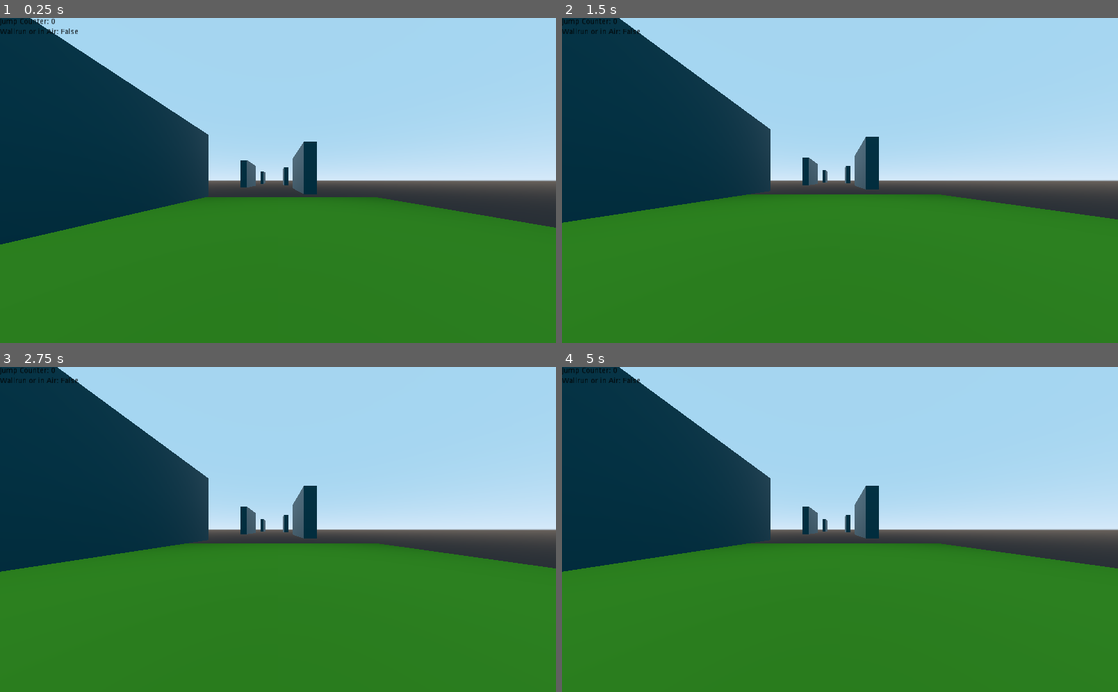
Above: before the commit, frames 1-4 (two rows, left to right).
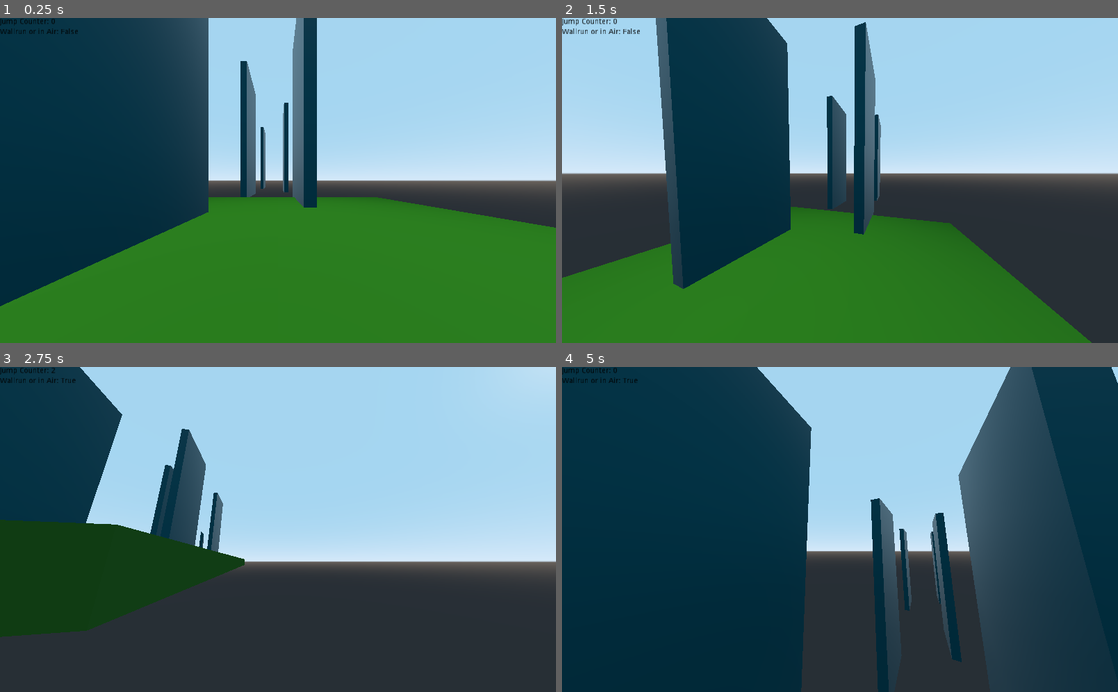
Above: after the commit, the same moments.

Repository: C0D3-M4513R/GhostRunnerEndless
Game: Godot game, scene res://L1.tscn
Same seed, same stepped clock (60 frames per second), same inputs: the game is played once before the commit and once after it.
Inputs (mouse positions are in pixels of both pictures, inside the frame that each line leads up to):
- Up to frame 1 (0.25 s): no input
- Up to frame 2 (1.5 s): move the mouse to (962, 164) at 0.52 s; hold D (movement_right) 0.53-1.28 s; tap Space (movement_jump) at 0.77 s; move the mouse to (728, 196) at 1.27 s; hold S (movement_backward) from 1.28 s (still down)
- Up to frame 3 (2.75 s): tap Space (movement_jump) at 1.52 s; move the mouse to (333, 458) at 2.02 s; release S (movement_backward) at 2.03 s; hold D (movement_right) from 2.03 s (still down)
- Up to frame 4 (5 s): move the mouse to (812, 594) at 2.77 s; release D (movement_right) at 2.78 s; hold W (movement_forward) 2.78-3.53 s; tap Space (movement_jump) at 3.02, 3.77, 4.52 s; move the mouse to (1006, 578) at 3.52 s; hold A (movement_left) from 3.53 s (still down); move the mouse to (673, 480) at 4.27 s

The runs differ from the first frame. In frame 1, 13% of the frame differs, in the area x 0-57%, y 0-89%; in frame 2, 39%; in frame 3, 57%; in frame 4, 68%, in the area x 0-100%, y 0-100%.
Error before the commit: Attempt to call function 'set_func_is_on_wall' in base 'null instance' on a null instance. (res://Player.gd:56)

Commit message:
Add Self-Signed Certificate for Code-Signing on Windows Made longer Wallrunning Seperated the Block Collision and Block Visuals as non-inline

Diff:
--- a/Ground.tres
+++ /dev/null
@@ -1,4 +0,0 @@
-[gd_resource type="PlaneMesh" format=2]
-
-[resource]
-size = Vector2( 8, 8 )
--- a/L1.tscn
+++ b/L1.tscn
@@ -1,10 +1,11 @@
 [gd_scene load_steps=13 format=2]
 
-[ext_resource path="res://block_shader.tres" type="Material" id=1]
+[ext_resource path="res://block_vis.tres" type="CubeMesh" id=1]
 [ext_resource path="res://Player.gd" type="Script" id=2]
 [ext_resource path="res://player.tres" type="Shape" id=3]
 [ext_resource path="res://plane_shader.tres" type="Material" id=4]
 [ext_resource path="res://block_col.tres" type="Shape" id=5]
+[ext_resource path="res://wallrun.gd" type="Script" id=6]
 [ext_resource path="res://UI/Settings.gd" type="Script" id=7]
 
 [sub_resource type="GDScript" id=1]
@@ -36,9 +37,6 @@
 
 [sub_resource type="BoxShape" id=5]
 extents = Vector3( 0.25, 1, 0.25 )
-
-[sub_resource type="CubeMesh" id=6]
-material = ExtResource( 1 )
 
 [node name="root" type="Spatial"]
 script = SubResource( 1 )
@@ -72,11 +70,14 @@
 mesh = SubResource( 3 )
 material/0 = null
 
+[node name="Wallrun" type="Spatial" parent="Player"]
+script = ExtResource( 6 )
+
 [node name="StaticBody" type="StaticBody" parent="."]
 transform = Transform( 24, 0, 0, 0, 1, 0, 0, 0, 24, -10, -1, 0 )
 
 [node name="MeshInstance" type="MeshInstance" parent="StaticBody"]
-transform = Transform( 1, 0, 0, 0, 1, 0, 0, 0, 1, -0.00020954, 0, 4.1917e-05 )
+transform = Transform( 1, 0, 0, 0, 1, 0, 0, 0, 1, -0.00020951, 0, 4.1917e-05 )
 mesh = SubResource( 4 )
 material/0 = null
 
@@ -92,22 +93,22 @@
 [node name="block" type="StaticBody" parent="Wallrun" groups=[
 "wallunnable",
 ]]
-transform = Transform( 8, 0, 0, 0, 4, 0, 0, 0, 1, -10, 6, 10 )
+transform = Transform( 8, 0, 0, 0, 4, 0, 0, 0, 1, -10, 17.4268, 10 )
 
 [node name="CollisionShape" type="CollisionShape" parent="Wallrun/block"]
 shape = ExtResource( 5 )
 
 [node name="MeshInstance" type="MeshInstance" parent="Wallrun/block"]
-mesh = SubResource( 6 )
+mesh = ExtResource( 1 )
 material/0 = null
 
 [node name="block2" type="StaticBody" parent="Wallrun" groups=[
 "wallunnable",
 ]]
-transform = Transform( 8, 0, 0, 0, 4, 0, 0, 0, 1, -28.8713, 6, -4.94026 )
+transform = Transform( 8, 0, 0, 0, 4, 0, 0, 0, 1, -28.8713, 18.805, -4.94026 )
 
 [node name="MeshInstance" type="MeshInstance" parent="Wallrun/block2"]
-mesh = SubResource( 6 )
+mesh = ExtResource( 1 )
 material/0 = null
 
 [node name="CollisionShape" type="CollisionShape" parent="Wallrun/block2"]
@@ -116,22 +117,22 @@
 [node name="block3" type="StaticBody" parent="Wallrun" groups=[
 "wallunnable",
 ]]
-transform = Transform( 8, 0, 0, 0, 4, 0, 0, 0, 1, -47.9371, 6, 10 )
+transform = Transform( 8, 0, 0, 0, 4, 0, 0, 0, 1, -47.9371, 18.805, 10 )
 
 [node name="CollisionShape" type="CollisionShape" parent="Wallrun/block3"]
 shape = ExtResource( 5 )
 
 [node name="MeshInstance" type="MeshInstance" parent="Wallrun/block3"]
-mesh = SubResource( 6 )
+mesh = ExtResource( 1 )
 material/0 = null
 
 [node name="block4" type="StaticBody" parent="Wallrun" groups=[
 "wallunnable",
 ]]
-transform = Transform( 8, 0, 0, 0, 4, 0, 0, 0, 1, -69.3072, 6, -3.69765 )
+transform = Transform( 8, 0, 0, 0, 4, 0, 0, 0, 1, -69.3072, 18.805, -3.69765 )
 
 [node name="MeshInstance" type="MeshInstance" parent="Wallrun/block4"]
-mesh = SubResource( 6 )
+mesh = ExtResource( 1 )
 material/0 = null
 
 [node name="CollisionShape" type="CollisionShape" parent="Wallrun/block4"]
@@ -140,22 +141,22 @@
 [node name="block5" type="StaticBody" parent="Wallrun" groups=[
 "wallunnable",
 ]]
-transform = Transform( 8, 0, 0, 0, 4, 0, 0, 0, 1, -96.7742, 6, 10.3237 )
+transform = Transform( 8, 0, 0, 0, 4, 0, 0, 0, 1, -96.7742, 18.805, 10.3237 )
 
 [node name="CollisionShape" type="CollisionShape" parent="Wallrun/block5"]
 shape = ExtResource( 5 )
 
 [node name="MeshInstance" type="MeshInstance" parent="Wallrun/block5"]
-mesh = SubResource( 6 )
+mesh = ExtResource( 1 )
 material/0 = null
 
 [node name="block6" type="StaticBody" parent="Wallrun" groups=[
 "wallunnable",
 ]]
-transform = Transform( 8, 0, 0, 0, 4, 0, 0, 0, 1, -115.313, 6, -4.99464 )
+transform = Transform( 8, 0, 0, 0, 4, 0, 0, 0, 1, -115.313, 18.805, -4.99464 )
 
 [node name="MeshInstance" type="MeshInstance" parent="Wallrun/block6"]
-mesh = SubResource( 6 )
+mesh = ExtResource( 1 )
 material/0 = null
 
 [node name="CollisionShape" type="CollisionShape" parent="Wallrun/block6"]
@@ -164,13 +165,73 @@
 [node name="block7" type="StaticBody" parent="Wallrun" groups=[
 "wallunnable",
 ]]
-transform = Transform( 8, 0, 0, 0, 4, 0, 0, 0, 1, -141.288, 6, 10 )
+transform = Transform( 8, 0, 0, 0, 4, 0, 0, 0, 1, -141.288, 18.805, 10 )
 
 [node name="CollisionShape" type="CollisionShape" parent="Wallrun/block7"]
 shape = ExtResource( 5 )
 
 [node name="MeshInstance" type="MeshInstance" parent="Wallrun/block7"]
-mesh = SubResource( 6 )
+mesh = ExtResource( 1 )
+material/0 = null
+
+[node name="block8" type="StaticBody" parent="Wallrun" groups=[
+"wallunnable",
+]]
+transform = Transform( 8, 0, 0, 0, 4, 0, 0, 0, 1, -183.484, 18.805, -4.99464 )
+
+[node name="MeshInstance" type="MeshInstance" parent="Wallrun/block8"]
+mesh = ExtResource( 1 )
+material/0 = null
+
+[node name="CollisionShape" type="CollisionShape" parent="Wallrun/block8"]
+shape = ExtResource( 5 )
+
+[node name="block9" type="StaticBody" parent="Wallrun" groups=[
+"wallunnable",
+]]
+transform = Transform( 8, 0, 0, 0, 4, 0, 0, 0, 1, -213.178, 18.805, 36.9142 )
+
+[node name="CollisionShape" type="CollisionShape" parent="Wallrun/block9"]
+shape = ExtResource( 5 )
+
+[node name="MeshInstance" type="MeshInstance" parent="Wallrun/block9"]
+mesh = ExtResource( 1 )
+material/0 = null
+
+[node name="block10" type="StaticBody" parent="Wallrun" groups=[
+"wallunnable",
+]]
+transform = Transform( 8, 0, 0, 0, 4, 0, 0, 0, 1, -259.449, 18.805, -4.99464 )
+
+[node name="MeshInstance" type="MeshInstance" parent="Wallrun/block10"]
+mesh = ExtResource( 1 )
+material/0 = null
+
+[node name="CollisionShape" type="CollisionShape" parent="Wallrun/block10"]
+shape = ExtResource( 5 )
+
+[node name="block11" type="StaticBody" parent="Wallrun" groups=[
+"wallunnable",
+]]
+transform = Transform( 8, 0, 0, 0, 4, 0, 0, 0, 1, -297.524, 18.805, 54.7666 )
+
+[node name="CollisionShape" type="CollisionShape" parent="Wallrun/block11"]
+shape = ExtResource( 5 )
+
+[node name="MeshInstance" type="MeshInstance" parent="Wallrun/block11"]
+mesh = ExtResource( 1 )
+material/0 = null
+
+[node name="block12" type="StaticBody" parent="Wallrun" groups=[
+"wallunnable",
+]]
+transform = Transform( 8, 0, 0, 0, 4, 0, 0, 0, 1, -354.876, 18.805, -18.9619 )
+
+[node name="CollisionShape" type="CollisionShape" parent="Wallrun/block12"]
+shape = ExtResource( 5 )
+
+[node name="MeshInstance" type="MeshInstance" parent="Wallrun/block12"]
+mesh = ExtResource( 1 )
 material/0 = null
 
 [node name="UI" type="Node" parent="."]
--- a/block_col.tres
+++ b/block_col.tres
@@ -1,3 +1,4 @@
 [gd_resource type="BoxShape" format=2]
 
 [resource]
+extents = Vector3( 1, 5, 1 )
--- /dev/null
+++ b/block_vis.tres
@@ -0,0 +1,7 @@
+[gd_resource type="CubeMesh" load_steps=2 format=2]
+
+[ext_resource path="res://block_shader.tres" type="Material" id=1]
+
+[resource]
+material = ExtResource( 1 )
+size = Vector3( 2, 10, 2 )
Not shown, changed: export_presets.cfg
Not shown, changed: .gitignore
